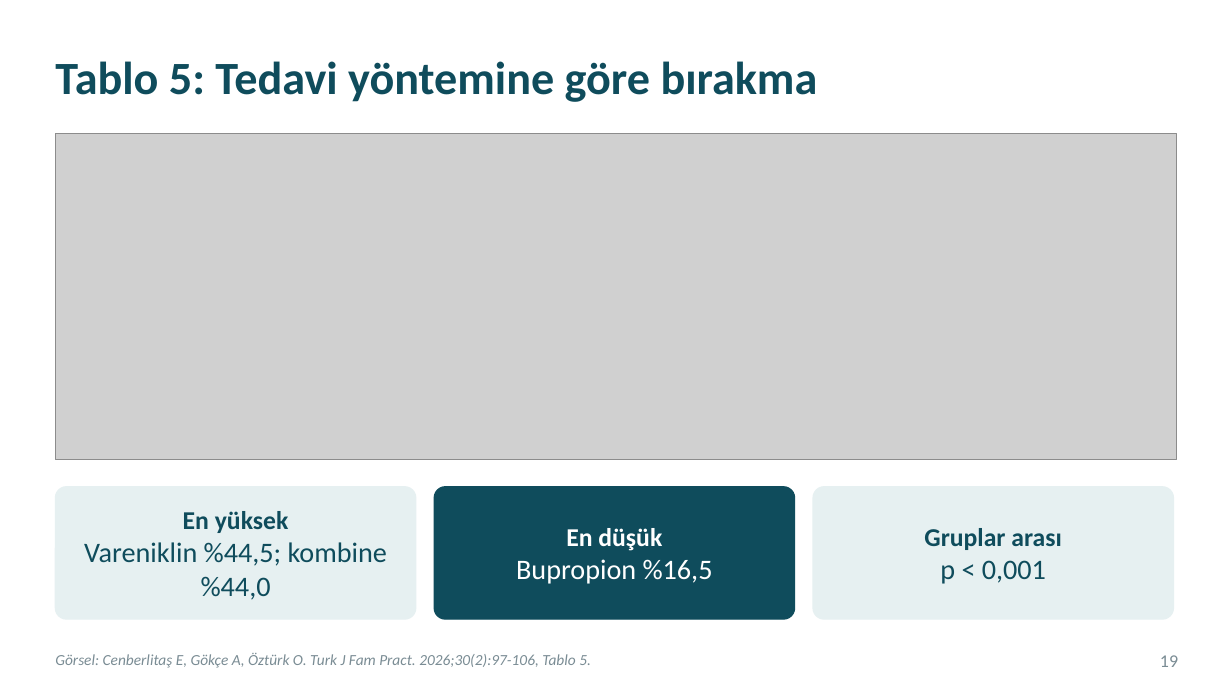
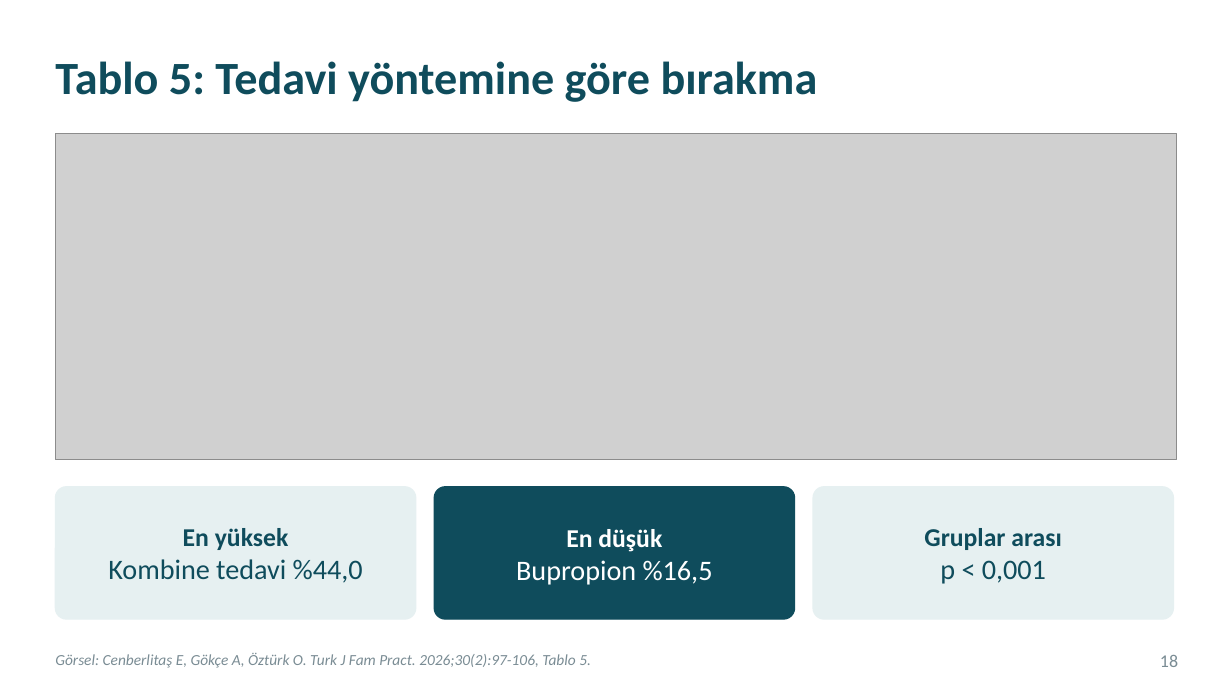
Before and after one commit to kiranahmet/Claude, a slide deck: slide 18 of Sunumlar/Makale_Sunumu_Sigara_Birakma.pptx (slide 19 before the commit). Drawn at 1232x693 pixels with LibreOffice and Linux fonts; fonts in the diff are those of the drawing; grey boxes stand for pictures. Boxes give left, top, right and bottom in pixels: in the first picture for what was removed or moved away, otherwise in the second. Text is boxed around its words. In the diff, an @@ line names an element or a change of style, - is before the commit and + after.

```diff
--- a/Sunumlar/Makale_Sunumu_Sigara_Birakma.pptx
+++ b/Sunumlar/Makale_Sunumu_Sigara_Birakma.pptx
@@ text at <box>108,559,363,583</box>: text changed @@
-Vareniklin %44,5; kombine %44,0
+Kombine tedavi %44,0
@@ page number at <box>1160,655,1178,667</box>: text changed @@
-19
+18
```
Also in this commit, not shown: 8 other slides changed, 1 slide removed, 1 other file.
